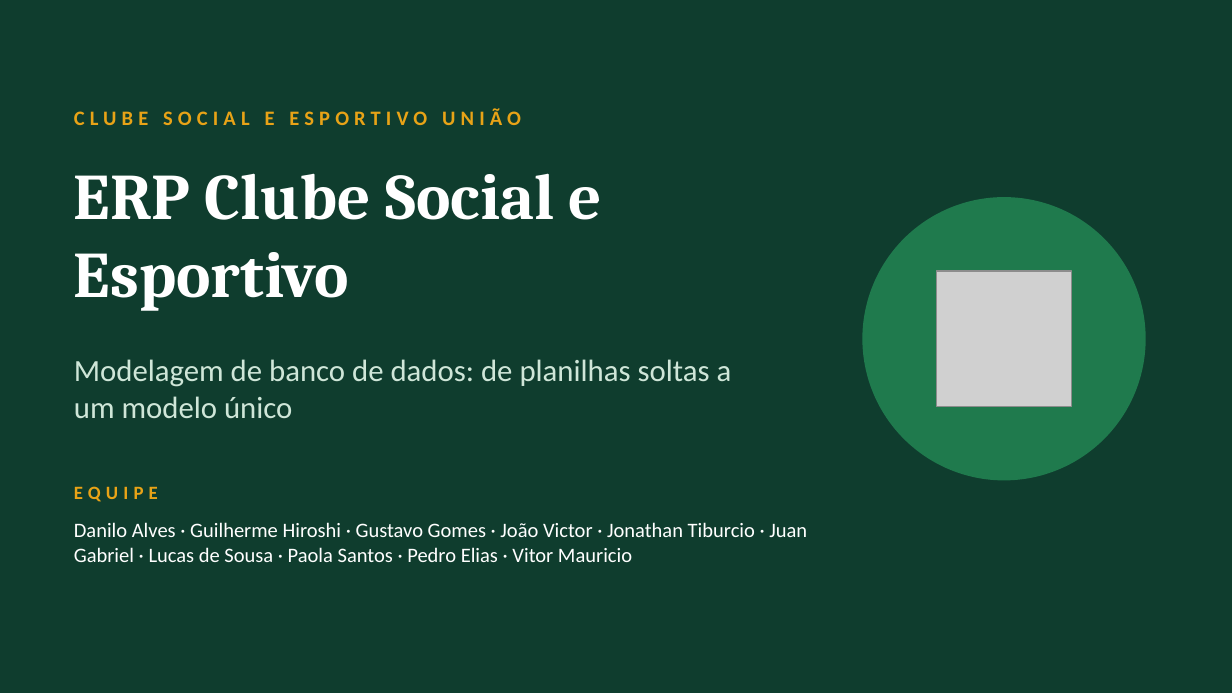
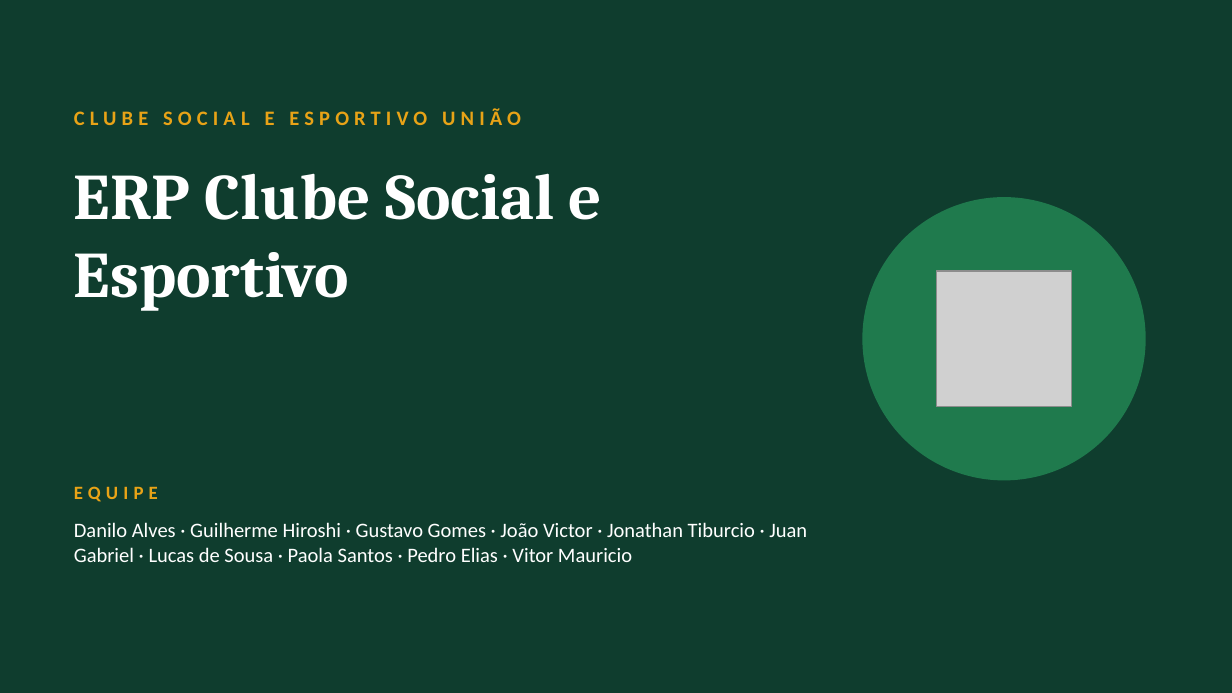
Before and after one commit to Gustavogomessk/projeto_erp_clube, a slide deck: slide 1 of apresentacao/ERP_Clube_Apresentacao_Final (1).pptx. Drawn at 1232x693 pixels with LibreOffice and Linux fonts; fonts in the diff are those of the drawing; grey boxes stand for pictures. Boxes give left, top, right and bottom in pixels: in the first picture for what was removed or moved away, otherwise in the second. Text is boxed around its words. In the diff, an @@ line names an element or a change of style, - is before the commit and + after.

```diff
--- a/apresentacao/ERP_Clube_Apresentacao_Final (1).pptx
+++ b/apresentacao/ERP_Clube_Apresentacao_Final (1).pptx
@@ text removed at bbox=[74, 359, 732, 418] @@
-Modelagem de banco de dados: de planilhas soltas a um modelo único
```
Also in this commit, not shown: 1 other slide changed.
